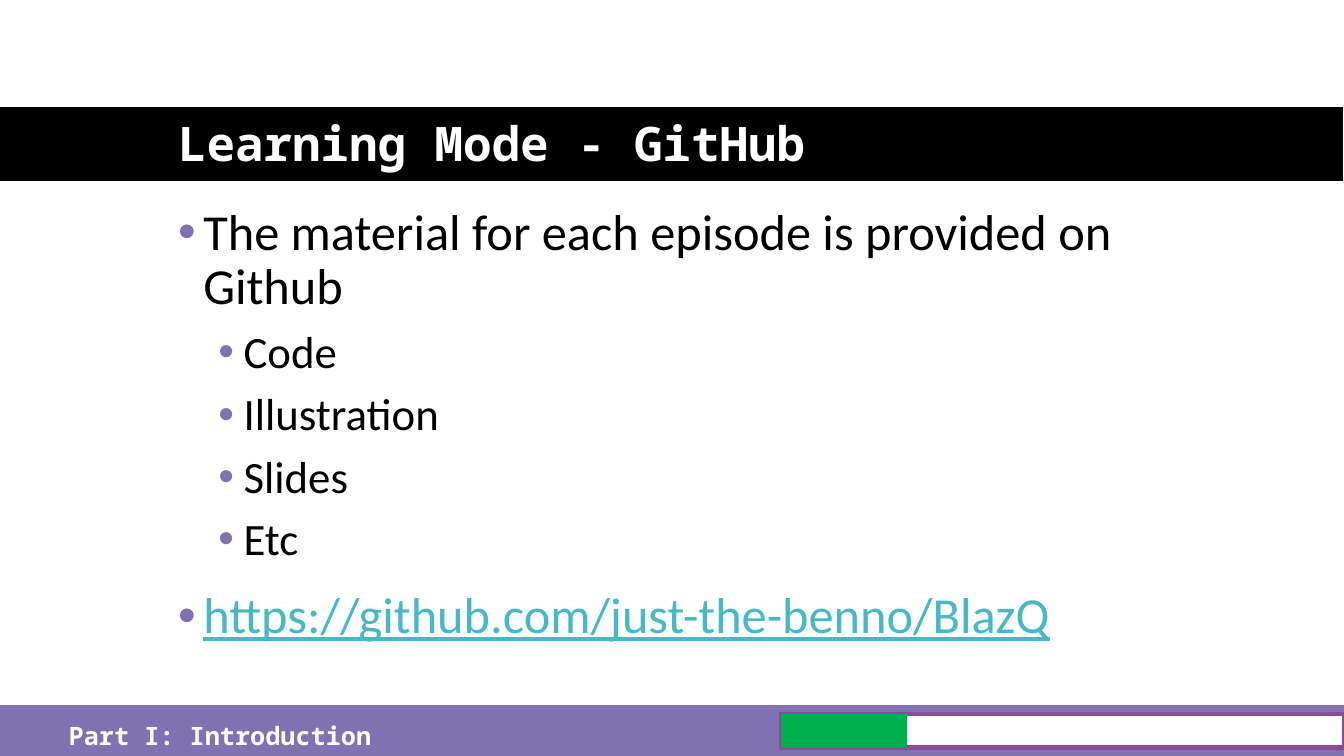
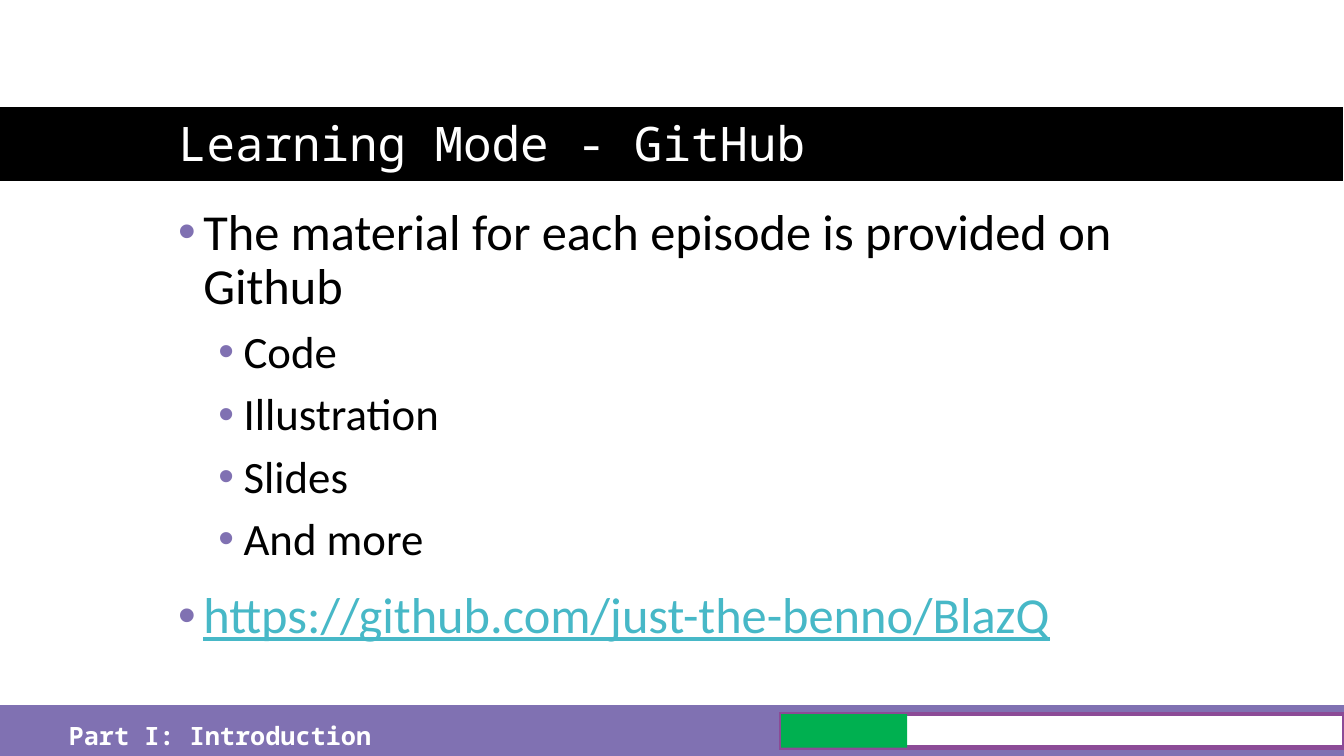
Before and after one commit to just-the-benno/BlazQ, a slide deck: slide 14 of episode1/media/slides-episode-1.pptx. Drawn at 1344x756 pixels with LibreOffice and Linux fonts; fonts in the diff are those of the drawing; background and template pictures are left out. Boxes give left, top, right and bottom in pixels: in the first picture for what was removed or moved away, otherwise in the second. Text is boxed around its words. In the diff, an @@ line names an element or a change of style, - is before the commit and + after.

Commit message:
correct spelling in slides ep01

```diff
--- a/episode1/media/slides-episode-1.pptx
+++ b/episode1/media/slides-episode-1.pptx
@@ title "Learning Mode - GitHub" at (x1=178, y1=124, x2=805, y2=173): bold off @@
@@ text at (x1=244, y1=524, x2=424, y2=556): text changed @@
-  • Etc
+  • And more
```
Also in this commit, not shown: 19 other slides changed, 2 other files.
